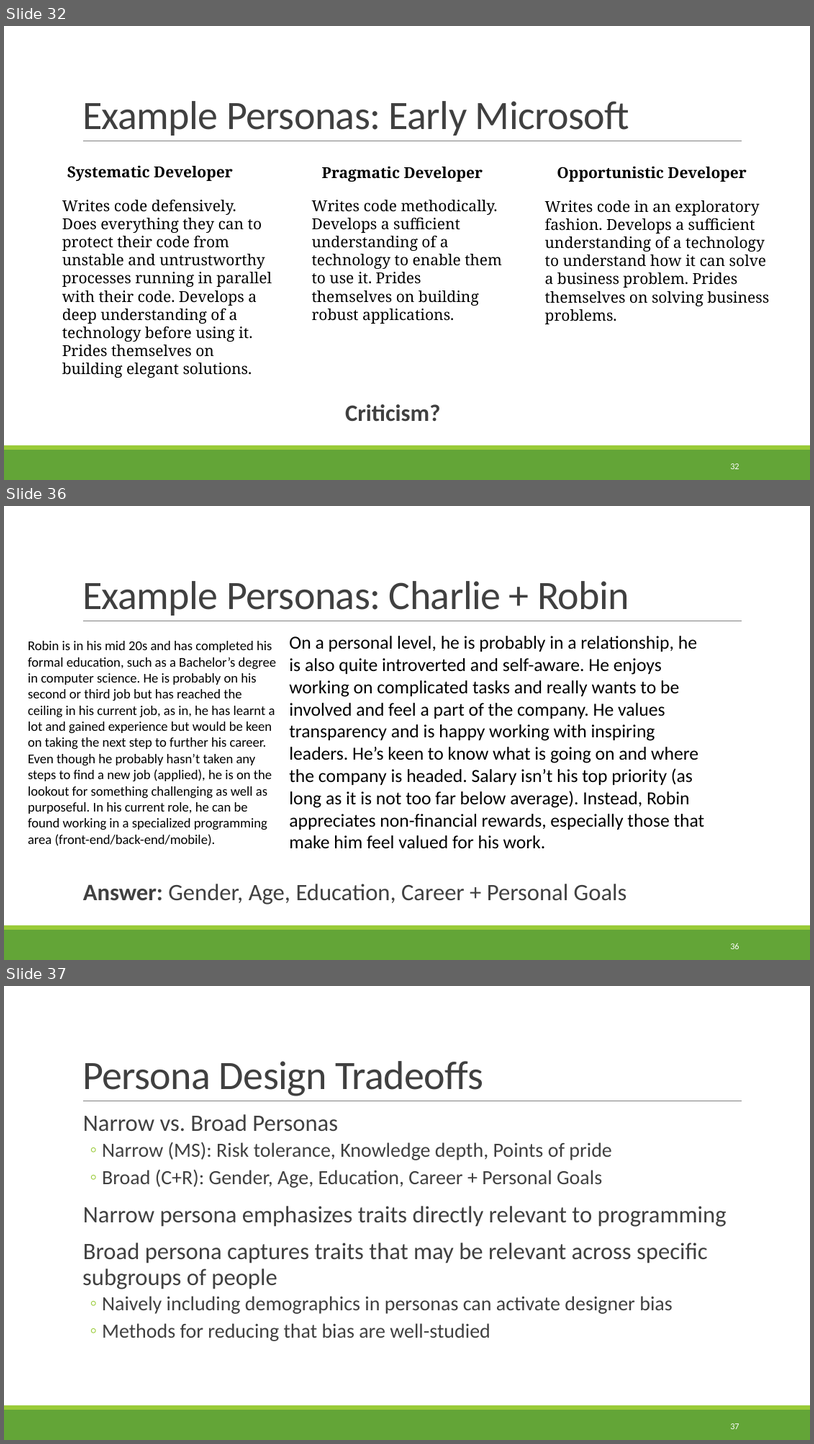
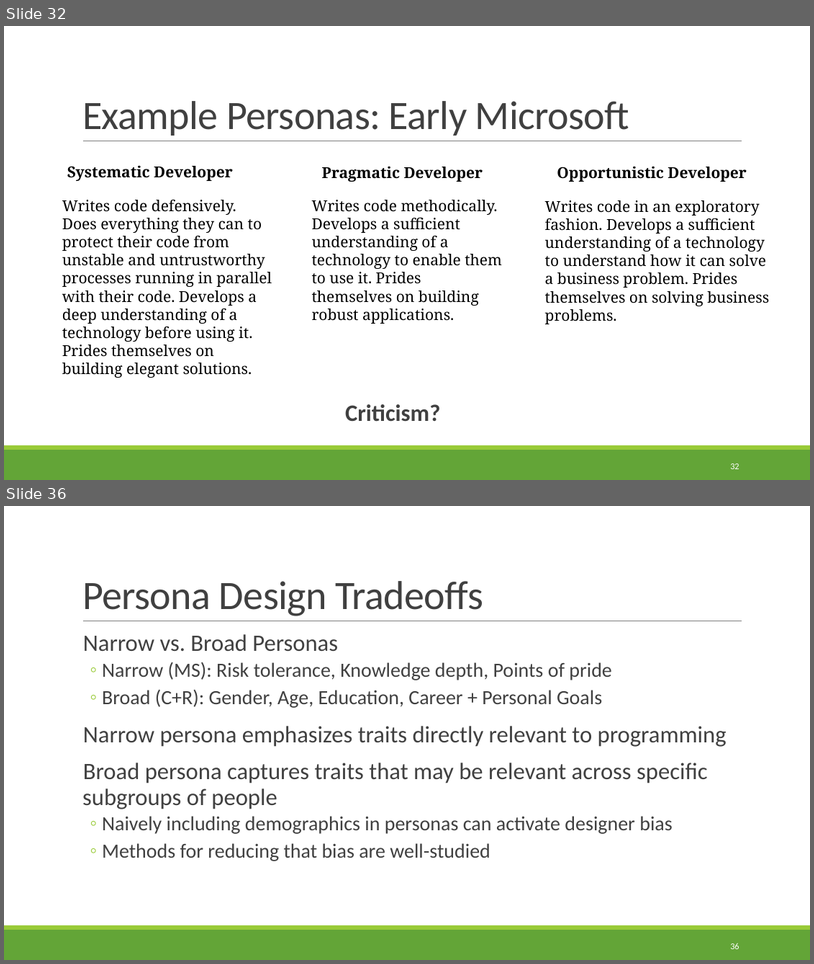
Before and after one commit to rbohrer/pl-course, a slide deck: LectureSlides/08Design1.pptx. Shown one above the other, each under a label of ours: slides 32, 36 and 37 before the commit, slides 32 and 36 after it; the slides between them are not shown. The pictures are 814x1444 and 814x964 pixels, drawn with LibreOffice and Linux fonts; fonts in the diff are those of the drawing. Boxes give left, top, right and bottom in pixels: in the first picture for what was removed or moved away, otherwise in the second. Text is boxed around its words. In the diff, an @@ line names an element or a change of style, - is before the commit and + after.

```diff
--- a/LectureSlides/08Design1.pptx
+++ b/LectureSlides/08Design1.pptx
@@ slide 36 removed at (x1=4, y1=506, x2=810, y2=960), background #FFFFFF; not listed: 3 template elements that a slide beside it also shows @@
@@ title removed at (x1=82, y1=581, x2=630, y2=615) @@
-Example Personas: Charlie + Robin
@@ text removed at (x1=28, y1=641, x2=277, y2=846) @@
-Robin is in his mid 20s and has completed his formal education, such as a Bachelor’s degree in computer science. He is probably on his second or third job but has reached the ceiling in his current job, as in, he has learnt a lot and gained experience but would be keen on taking the next step to further his career. Even though he probably hasn’t taken any steps to find a new job (applied), he is on the lookout for something challenging as well as purposeful. In his current role, he can be found working in a specialized programming area (front-end/back-end/mobile).
@@ text removed at (x1=289, y1=636, x2=705, y2=849) @@
-On a personal level, he is probably in a relationship, he is also quite introverted and self-aware. He enjoys working on complicated tasks and really wants to be involved and feel a part of the company. He values transparency and is happy working with inspiring leaders. He’s keen to know what is going on and where the company is headed. Salary isn’t his top priority (as long as it is not too far below average). Instead, Robin appreciates non-financial rewards, especially those that make him feel valued for his work.
@@ text removed at (x1=83, y1=883, x2=628, y2=904) @@
-  Answer: Gender, Age, Education, Career + Personal Goals
@@ page number removed at (x1=730, y1=942, x2=739, y2=949) @@
-36
@@ what was slide 37 is now slide 36 @@
@@ page number at (x1=730, y1=942, x2=739, y2=949): text changed @@
-37
+36
```
Also in this commit, not shown: 2 slides changed, 1 slide added, 1 other slide removed.
